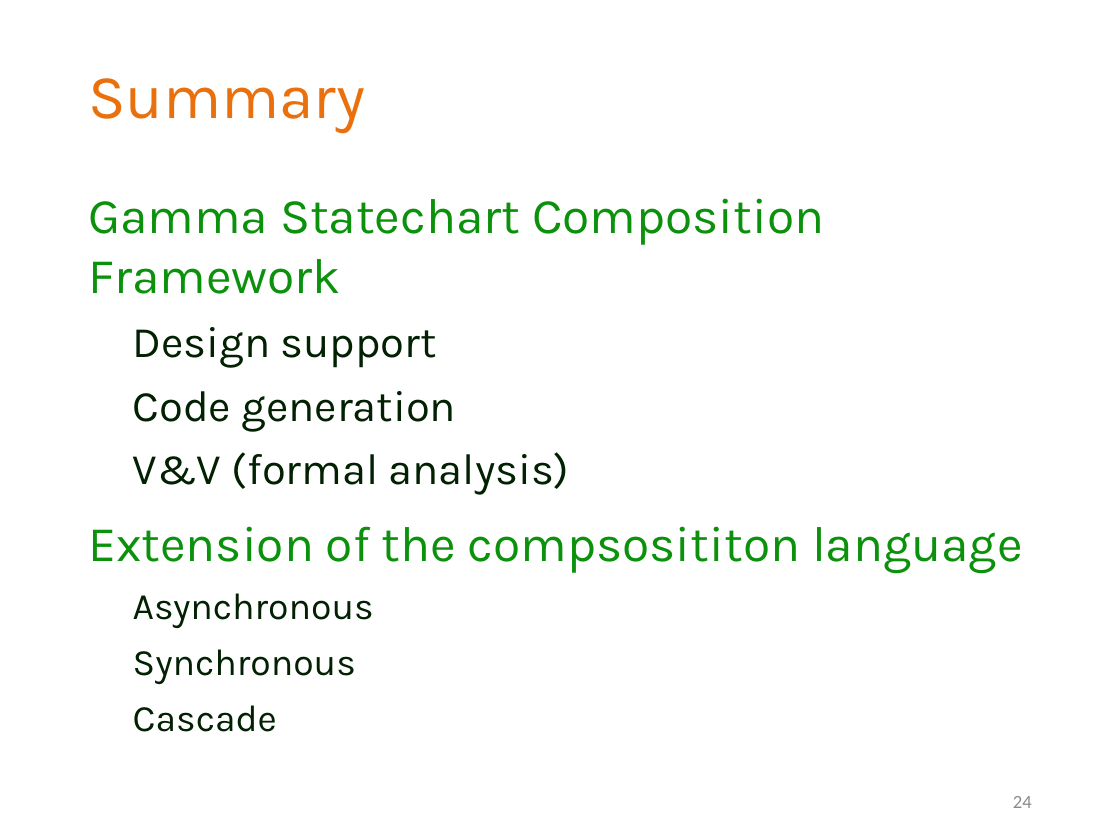
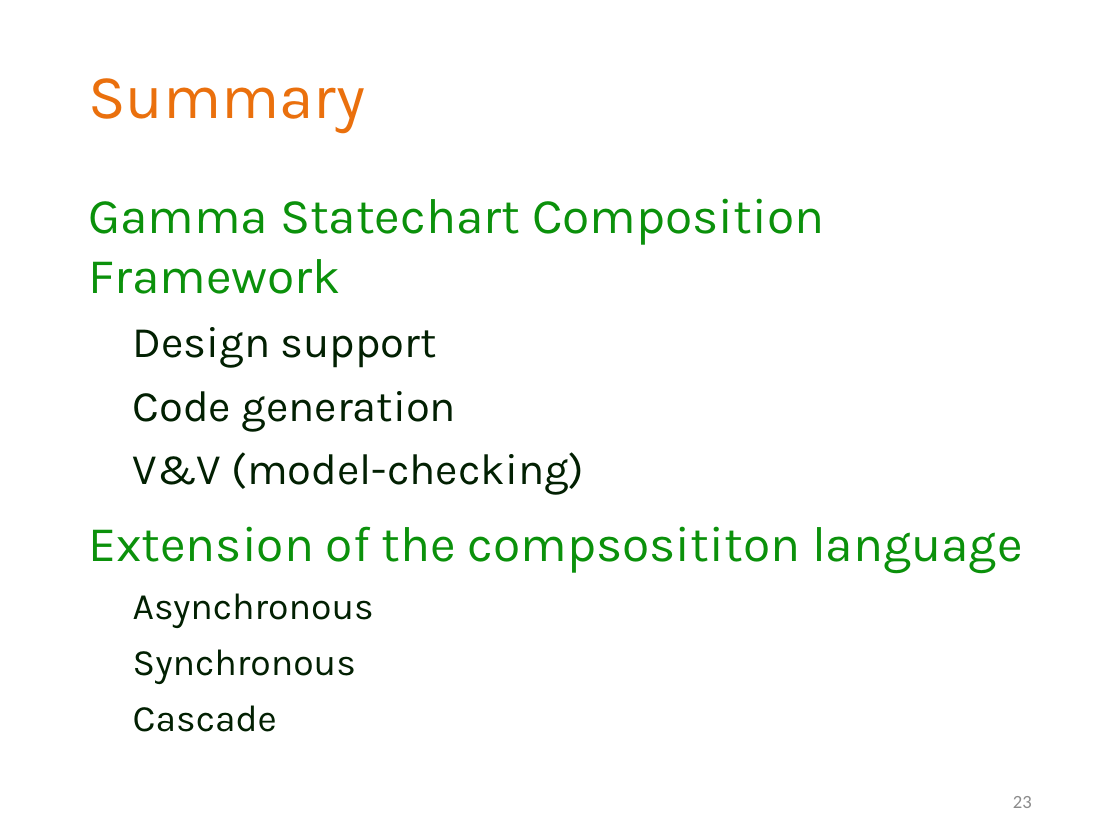
Before and after one commit to grbeni/minisymp2018, a slide deck: slide 23 of presentation/gb_mv_gamma.pptx (slide 24 before the commit). Drawn at 1120x840 pixels with LibreOffice and Linux fonts; fonts in the diff are those of the drawing; background and template pictures are left out. Boxes give left, top, right and bottom in pixels: in the first picture for what was removed or moved away, otherwise in the second. Text is boxed around its words. In the diff, an @@ line names an element or a change of style, - is before the commit and + after.

Commit message:
Minor fixes.

```diff
--- a/presentation/gb_mv_gamma.pptx
+++ b/presentation/gb_mv_gamma.pptx
@@ text at [133,452,585,495]: text changed @@
-  V&V (formal analysis)
+  V&V (model-checking)
@@ page number at [1013,796,1032,808]: text changed @@
-24
+23
```
Also in this commit, not shown: 1 other slide changed, 1 slide removed.
